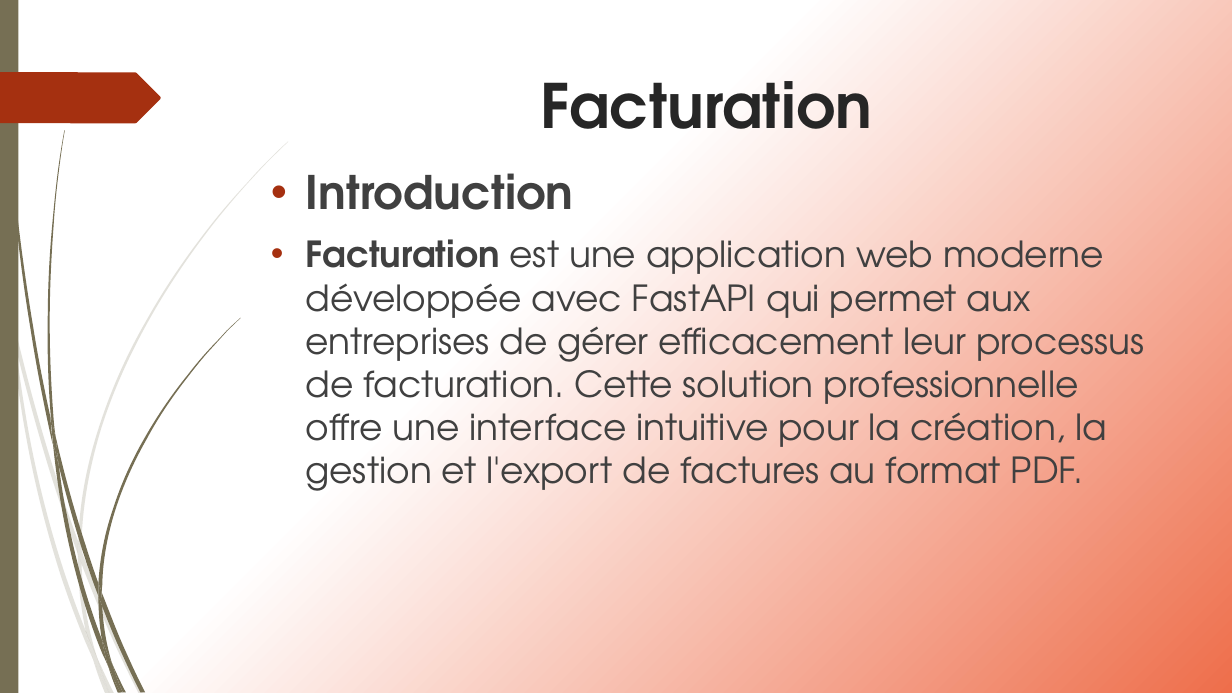
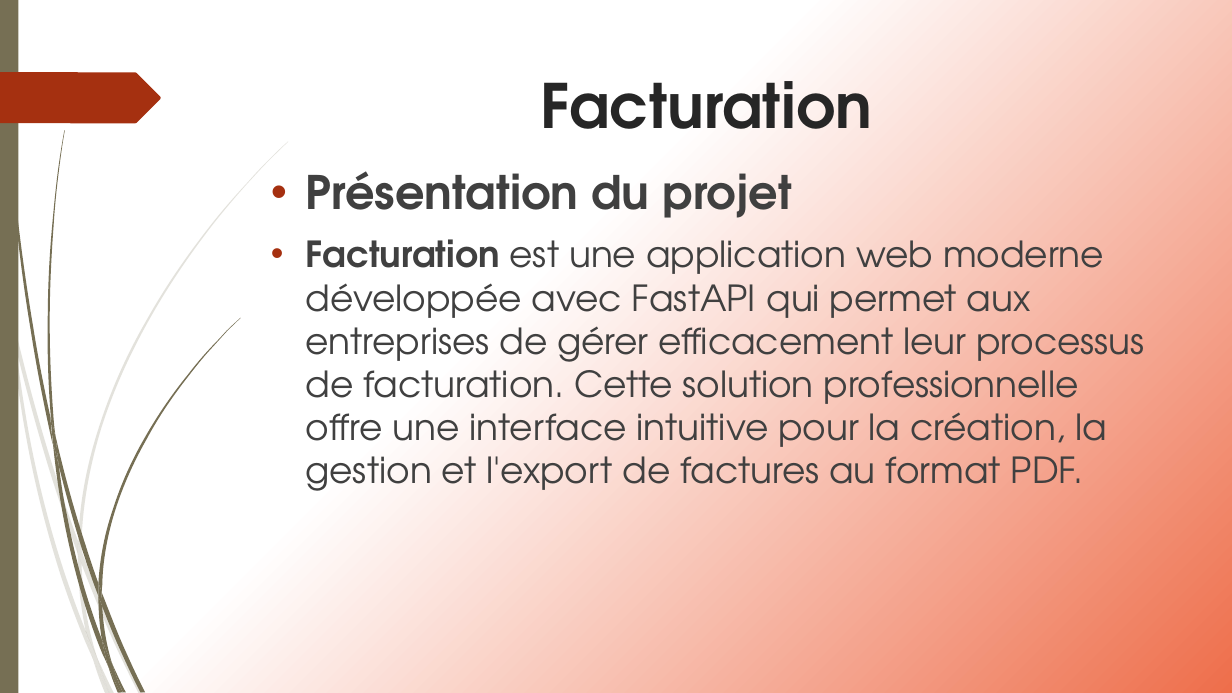
Before and after one commit to ameerchand30/Facturation, a slide deck: slide 3 of Facturation.pptx (slide 1 before the commit). Drawn at 1232x693 pixels with LibreOffice and Linux fonts; fonts in the diff are those of the drawing. Boxes give left, top, right and bottom in pixels: in the first picture for what was removed or moved away, otherwise in the second. Text is boxed around its words. In the diff, an @@ line names an element or a change of style, - is before the commit and + after.

```diff
--- a/Facturation.pptx
+++ b/Facturation.pptx
@@ text at <box>306,171,792,218</box>: text changed @@
-• Introduction
+• Présentation du projet
```
Also in this commit, not shown: 4 other slides changed, 5 slides added, 8 other files.
